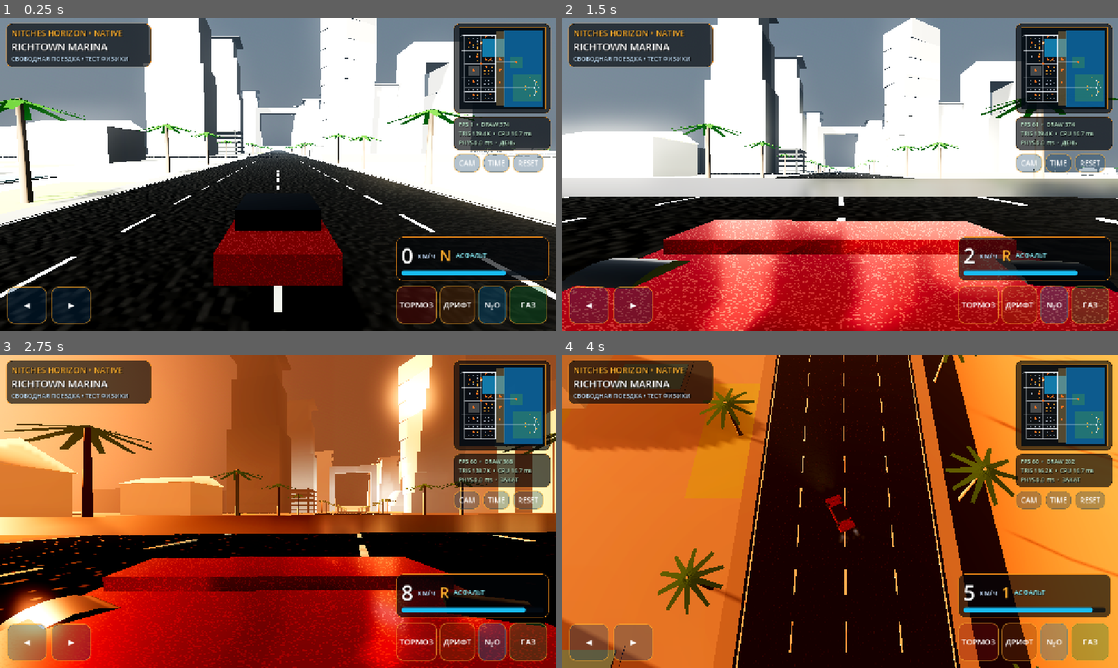
Above: before the commit, frames 1-4 (two rows, left to right).
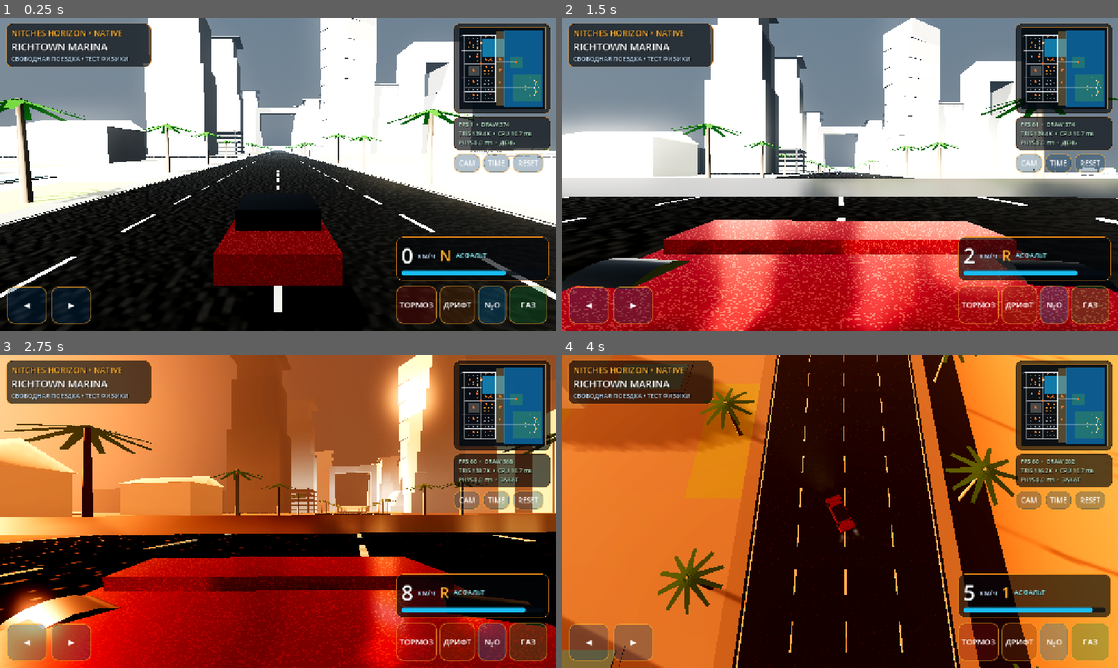
Above: after the commit, the same moments.

Repository: Aleksandr-pro/Nitches
Game: Godot game, scene res://scenes/main.tscn
The game is run twice, just before and just after one commit, with the same random seed, the same clock (stepped at 60 frames per second) and the same inputs.
Inputs:
- Up to frame 1 (0.25 s): no input
- Up to frame 2 (1.5 s): tap Enter at 0.5 s; hold D (steer_right) 0.53-1.28 s; hold Shift (boost) 0.53-1.28 s; hold S (brake_reverse) from 1.28 s (still down); tap C (camera_toggle) at 1.35 s
- Up to frame 3 (2.75 s): release S (brake_reverse) at 2.03 s; hold D (steer_right) from 2.03 s (still down); hold T (time_toggle) from 2.03 s (still down)
- Up to frame 4 (4 s): release D (steer_right) at 2.78 s; release T (time_toggle) at 2.78 s; hold W (accelerate) 2.78-3.53 s; tap Shift (boost) at 2.85 s; hold A (steer_left) from 3.53 s (still down); hold C (camera_toggle) from 3.53 s (still down)

The runs differ from the first frame. In frame 1, 0.1% of the frame differs, in the area x 3-78%, y 20-69%; in frame 2, 1.1%, in the area x 15-93%, y 20-100%; in frame 3, 0.8%; in frame 4, 0.4%.

Commit message:
Add mobile distance culling for native traffic
Co-authored-by: arena-agent <297053741+arena-agent@users.noreply.github.com>

Diff:
--- a/native/scripts/main.gd
+++ b/native/scripts/main.gd
@@ -73,7 +73,9 @@
 	_camera = Camera3D.new()
 	_camera.name = "GameCamera"
 	_camera.near = 0.12
-	_camera.far = 2800.0
+	# RichTown's playable diagonal is about 1.4 km; 1.8 km preserves the
+	# whole district/islands while tightening depth precision and culling.
+	_camera.far = 1800.0
 	_camera.fov = 58.0
 	add_child(_camera)
 	_camera.make_current()
@@ -292,6 +294,10 @@
 		failures.append("traffic fleet is incomplete: %s" % str(traffic_stats))
 	if int(traffic_stats.get("paint_materials", 0)) < 5:
 		failures.append("traffic car-paint shader materials are incomplete: %s" % str(traffic_stats))
+	if float(traffic_stats.get("visual_range_moving", 0.0)) < 300.0 or float(traffic_stats.get("visual_range_moving", 9999.0)) > 420.0 or int(traffic_stats.get("visual_range_instances", 0)) < 34:
+		failures.append("traffic distance culling is not active: %s" % str(traffic_stats))
+	if float(enhancement_stats.get("shadow_max_distance", 9999.0)) > 400.0 or float(enhancement_stats.get("reflection_probe_max_distance", 9999.0)) > 360.0:
+		failures.append("mobile shadow/reflection ranges are not bounded: %s" % str(enhancement_stats))
 	var spawn_surface := _world.get_surface_at(_vehicle.global_position)
 	if String(spawn_surface.get("kind", "")) != "asphalt":
 		failures.append("spawn surface is not asphalt: %s" % str(spawn_surface))
--- a/native/scripts/traffic_manager.gd
+++ b/native/scripts/traffic_manager.gd
@@ -13,6 +13,8 @@
 const MUSTANG_PATH := "res://assets/vehicles/mustang.glb"
 const CAR_PAINT_SHADER: Shader = preload("res://shaders/car_paint.gdshader")
 const WHEEL_RADIUS := 0.3378
+const MOVING_VISUAL_RANGE_M := 360.0
+const PARKED_VISUAL_RANGE_M := 300.0
 const CAR_COLORS: Array[Color] = [
 	Color(0.72, 0.74, 0.76),
 	Color(0.08, 0.09, 0.11),
@@ -40,6 +42,7 @@
 var _glass_material: StandardMaterial3D
 var _tyre_material: StandardMaterial3D
 var _chrome_material: StandardMaterial3D
+var _visual_range_instances := 0
 
 
 func initialize(world: NativeWorldBuilder, player: NativeVehicle) -> void:
@@ -60,12 +63,26 @@
 
 
 func get_stats() -> Dictionary:
+	var within_visual_range := 0
+	if _player != null:
+		for entry in _moving_cars:
+			var moving_body := entry.get("body") as Node3D
+			if moving_body != null and moving_body.global_position.distance_squared_to(_player.global_position) <= MOVING_VISUAL_RANGE_M * MOVING_VISUAL_RANGE_M:
+				within_visual_range += 1
+		for entry in _parked_cars:
+			var parked_body := entry.get("body") as Node3D
+			if parked_body != null and parked_body.global_position.distance_squared_to(_player.global_position) <= PARKED_VISUAL_RANGE_M * PARKED_VISUAL_RANGE_M:
+				within_visual_range += 1
 	return {
 		"routes": _routes.size(),
 		"moving": _moving_cars.size(),
 		"parked": _parked_cars.size(),
 		"total": _moving_cars.size() + _parked_cars.size(),
 		"paint_materials": _paint_materials.size(),
+		"visual_range_moving": MOVING_VISUAL_RANGE_M,
+		"visual_range_parked": PARKED_VISUAL_RANGE_M,
+		"visual_range_instances": _visual_range_instances,
+		"within_visual_range": within_visual_range,
 	}
 
 
@@ -304,6 +321,11 @@
 	var color := CAR_COLORS[index % CAR_COLORS.size()]
 	_apply_model_materials(model, color, parked)
 	_add_contact_shadow(body)
+	# The phone screenshot exposed the cost of drawing all 34 full-detail
+	# Mustangs (plus the player) across the whole 1 km map. Collision and
+	# traffic logic still exist everywhere, but only nearby car geometry is
+	# submitted to the camera/shadow passes.
+	_set_visual_range(body, PARKED_VISUAL_RANGE_M if parked else MOVING_VISUAL_RANGE_M)
 
 	var lights: Array = []
 	if not parked:
@@ -325,6 +347,17 @@
 		"wheels": _collect_wheels(model),
 		"lights": lights,
 	}
+
+
+func _set_visual_range(node: Node, range_m: float) -> void:
+	if node is GeometryInstance3D:
+		var geometry := node as GeometryInstance3D
+		geometry.visibility_range_begin = 0.0
+		geometry.visibility_range_end = range_m
+		geometry.visibility_range_fade_mode = GeometryInstance3D.VISIBILITY_RANGE_FADE_DISABLED
+		_visual_range_instances += 1
+	for child in node.get_children():
+		_set_visual_range(child, range_m)
 
 
 func _place_moving_car(entry: Dictionary) -> void:
--- a/native/scripts/world_builder.gd
+++ b/native/scripts/world_builder.gd
@@ -632,7 +632,10 @@
 	_sun.shadow_normal_bias = 1.65
 	_sun.shadow_blur = 1.15
 	_sun.directional_shadow_mode = DirectionalLight3D.SHADOW_PARALLEL_4_SPLITS
-	_sun.directional_shadow_max_distance = 520.0
+	# 360 m keeps readable shadows around the car and nearby streets while
+	# avoiding the 520 m shadow submission seen in the 6 FPS phone capture.
+	_sun.directional_shadow_max_distance = 360.0
+	_enhancement_stats["shadow_max_distance"] = 360.0
 	_sun.directional_shadow_split_1 = 0.055
 	_sun.directional_shadow_split_2 = 0.16
 	_sun.directional_shadow_split_3 = 0.42
@@ -2178,7 +2181,7 @@
 		probe.box_projection = true
 		probe.enable_shadows = false
 		probe.intensity = 1.12
-		probe.max_distance = 450.0
+		probe.max_distance = 320.0
 		probe.mesh_lod_threshold = 0.35
 		probe.ambient_mode = ReflectionProbe.AMBIENT_ENVIRONMENT
 		probe.update_mode = ReflectionProbe.UPDATE_ONCE
@@ -2188,6 +2191,7 @@
 		root.add_child(probe)
 		_reflection_probes.append(probe)
 	_enhancement_stats["reflection_probes"] = _reflection_probes.size()
+	_enhancement_stats["reflection_probe_max_distance"] = 320.0
 
 
 func _build_benches() -> void:
Not shown, changed: native/export_presets.cfg
Not shown, changed: docs/NATIVE_GODOT.md
Not shown, changed: scripts/validate-native-project.mjs
